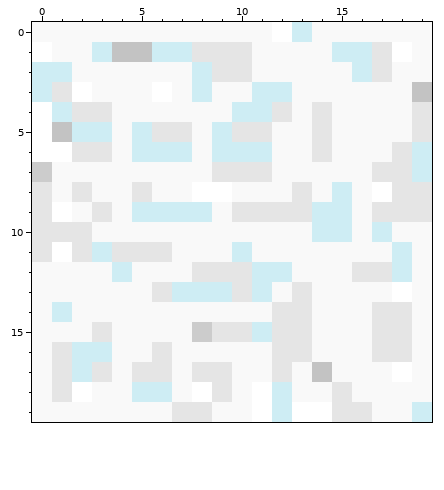
Two states of a pixel-art sprite, images/cloud.png. The first picture shows the starting point.
The file is 20x20 pixels. Colours within 5 levels of each other are drawn and written as one.
New version:
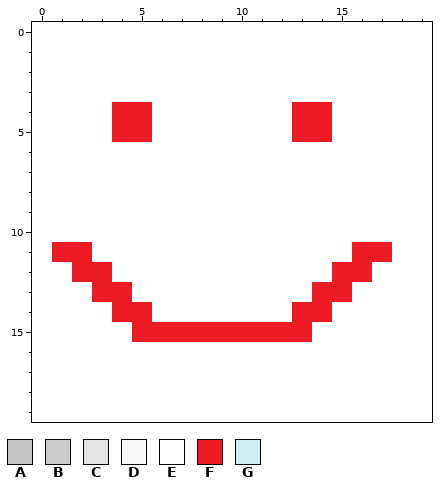
Palette (. is transparent): A #c3c3c3  B #cccccc  C #e5e5e5  D #f9f9f9  E #ffffff  F #ed1c24  G #ceedf4
The exact change:
{"y":0,"x":0,"old":"DDDDDDDDDDDD","new":"EEEEEEEEEEEE"}
{"y":0,"x":13,"old":"GDDDDDD","new":"EEEEEEE"}
{"y":1,"x":1,"old":"DDGAAGGCCCDDDDGGC","new":"EEEEEEEEEEEEEEEEE"}
{"y":1,"x":19,"old":"D","new":"E"}
{"y":2,"x":0,"old":"GGDDDDDDGCCDDDDDGCDD","new":"EEEEEEEEEEEEEEEEEEEE"}
{"y":3,"x":0,"old":"GC","new":"EE"}
{"y":3,"x":3,"old":"DDD","new":"EEE"}
{"y":3,"x":7,"old":"DGDDGGDDDDDDA","new":"EEEEEEEEEEEEE"}
{"y":4,"x":1,"old":"GCCDDDDDDGGCDCDDDDC","new":"EEEFFEEEEEEEFFEEEEE"}
{"y":5,"x":1,"old":"AGGDGCCDGCCDDCDDDDC","new":"EEEFFEEEEEEEFFEEEEE"}
{"y":6,"x":2,"old":"CCDGGGDGGGDDCDDDCG","new":"EEEEEEEEEEEEEEEEEE"}
{"y":7,"x":0,"old":"BDDDDDDDDCCCDDDDDCCG","new":"EEEEEEEEEEEEEEEEEEEE"}
{"y":8,"x":0,"old":"CDCDDCDD","new":"EEEEEEEE"}
{"y":8,"x":10,"old":"DDDCDGD","new":"EEEEEEE"}
{"y":8,"x":18,"old":"CC","new":"EE"}
{"y":9,"x":0,"old":"C","new":"E"}
{"y":9,"x":2,"old":"DCDGGGGDCCCCGGDCCC","new":"EEEEEEEEEEEEEEEEEE"}
{"y":10,"x":0,"old":"CCCDDDDDDDDDDDGGDGDD","new":"EEEEEEEEEEEEEEEEEEEE"}
{"y":11,"x":0,"old":"CECGCCCDDDGDDDDDDDGD","new":"EFFEEEEEEEEEEEEEFFEE"}
{"y":12,"x":0,"old":"DDDDGDDDCCCGGDDDCCGD","new":"EEFFEEEEEEEEEEEFFEEE"}
{"y":13,"x":0,"old":"DDDDDDCGGGCGDCDDDD","new":"EEEFFEEEEEEEEEFFEE"}
{"y":13,"x":19,"old":"D","new":"E"}
{"y":14,"x":0,"old":"DGDDDDDDDDDDCCDDDCCD","new":"EEEEFFEEEEEEEFFEEEEE"}
{"y":15,"x":0,"old":"DDDCDDDDBCCGCCDDDCCD","new":"EEEEEFFFFFFFFFEEEEEE"}
{"y":16,"x":0,"old":"DCGGDDCDDDDDCCDDDCCD","new":"EEEEEEEEEEEEEEEEEEEE"}
{"y":17,"x":0,"old":"DCGCDCCDCCDDCDADDD","new":"EEEEEEEEEEEEEEEEEE"}
{"y":17,"x":19,"old":"D","new":"E"}
{"y":18,"x":0,"old":"DC","new":"EE"}
{"y":18,"x":3,"old":"DDGGD","new":"EEEEE"}
{"y":18,"x":9,"old":"CD","new":"EE"}
{"y":18,"x":12,"old":"GDDCDDDD","new":"EEEEEEEE"}
{"y":19,"x":0,"old":"DDDDDDDCCDD","new":"EEEEEEEEEEE"}
{"y":19,"x":12,"old":"G","new":"E"}
{"y":19,"x":15,"old":"CCDDG","new":"EEEEE"}
